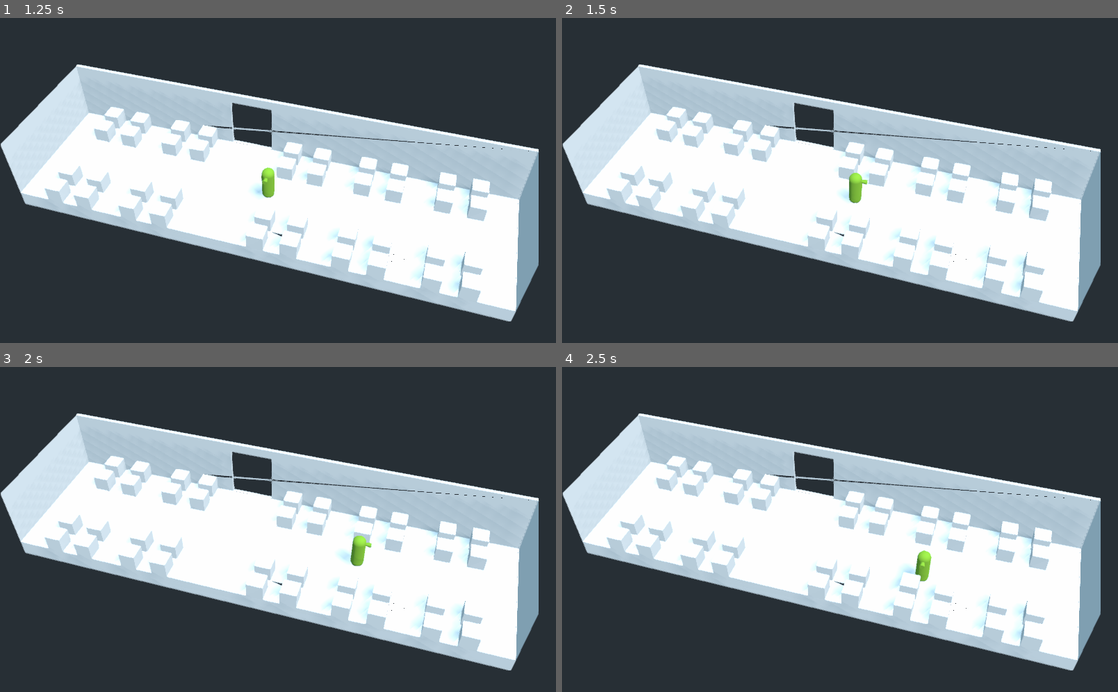
Above: before the commit, frames 1-4 (two rows, left to right).
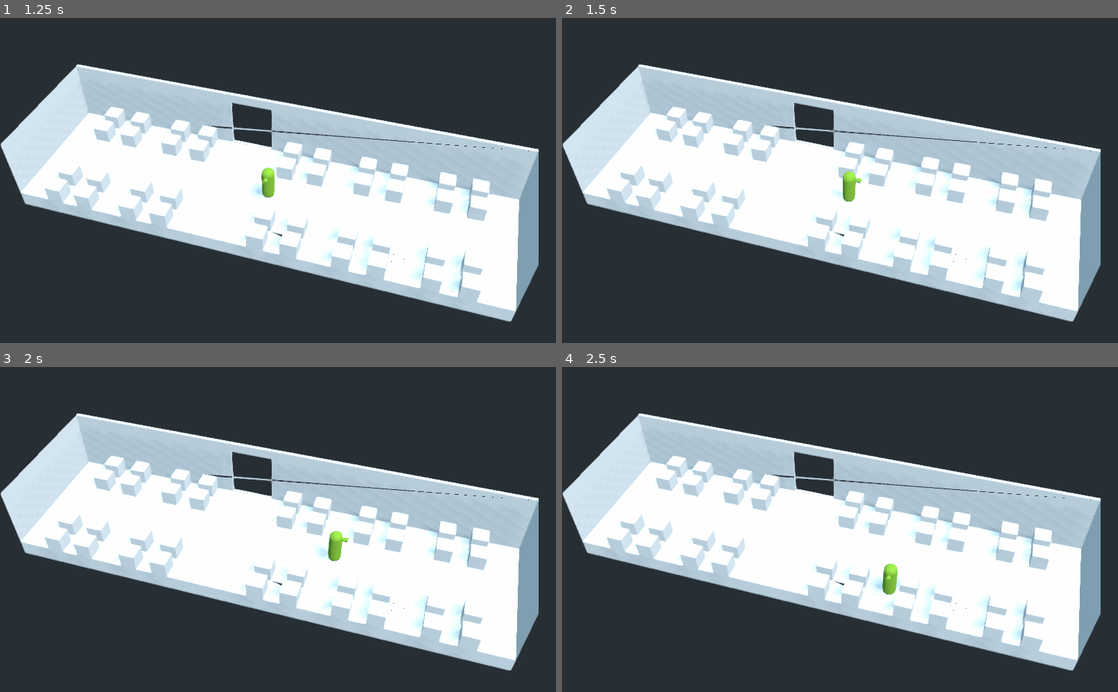
Above: after the commit, the same moments.

Repository: the-last-willy/game_jam_22_07
Game: Godot game, scene res://Game/Scenes/Main/Main.tscn
The game is run twice, just before and just after one commit, with the same random seed, the same clock (stepped at 60 frames per second) and the same inputs.
Inputs:
- Up to frame 1 (1.25 s): click "Play" at 0.5 s
- Up to frame 2 (1.5 s): tap Enter (ui_accept) at 1.25 s; hold D (move_right) from 1.28 s (still down)
- Up to frame 3 (2 s): keep holding D (move_right); tap Enter (ui_accept) at 1.52 s
- Up to frame 4 (2.5 s): release D (move_right) at 2.03 s; hold S (move_backward) from 2.03 s (still down); tap Enter (ui_accept) at 2.27 s

Frame 1 is identical in both runs. In frame 2, 0.3% of the frame differs, in the area x 48-56%, y 47-58%; in frame 3, 0.6%; in frame 4, 0.6%, in the area x 54-67%, y 56-71%.

Commit message:
Changed player speed

Diff:
--- a/Game/Character/Player/Player.gd
+++ b/Game/Character/Player/Player.gd
@@ -1,6 +1,6 @@
 extends KinematicBody
 
-var move_speed : float = 4.0
+var move_speed : float = 3.0
 
 var velocity : Vector3 = Vector3.ZERO
 
--- a/Game/Scenes/Level/Level.tscn
+++ b/Game/Scenes/Level/Level.tscn
@@ -9,6 +9,7 @@
 
 [node name="Camera" type="Camera" parent="."]
 transform = Transform( -0.956443, 0.203733, -0.209069, 0, 0.716187, 0.697908, 0.29192, 0.667509, -0.684992, -4.15276, 13.5999, -12.5844 )
+current = true
 fov = 30.0
 
 [node name="Player" parent="." instance=ExtResource( 2 )]
